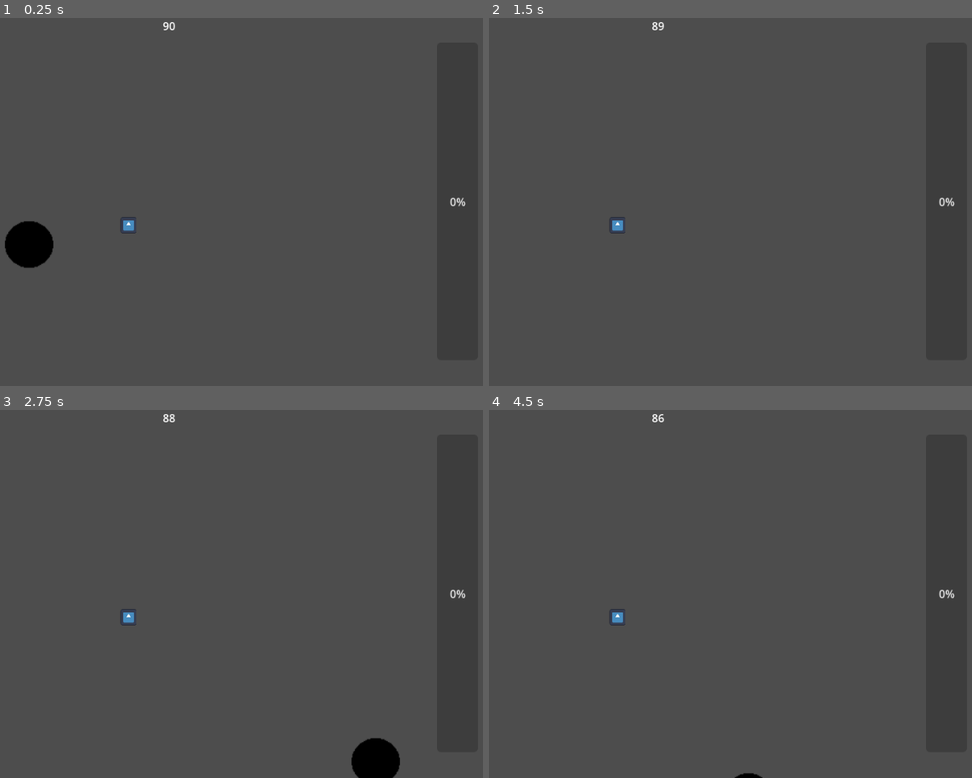
Above: before the commit, frames 1-4 (two rows, left to right).
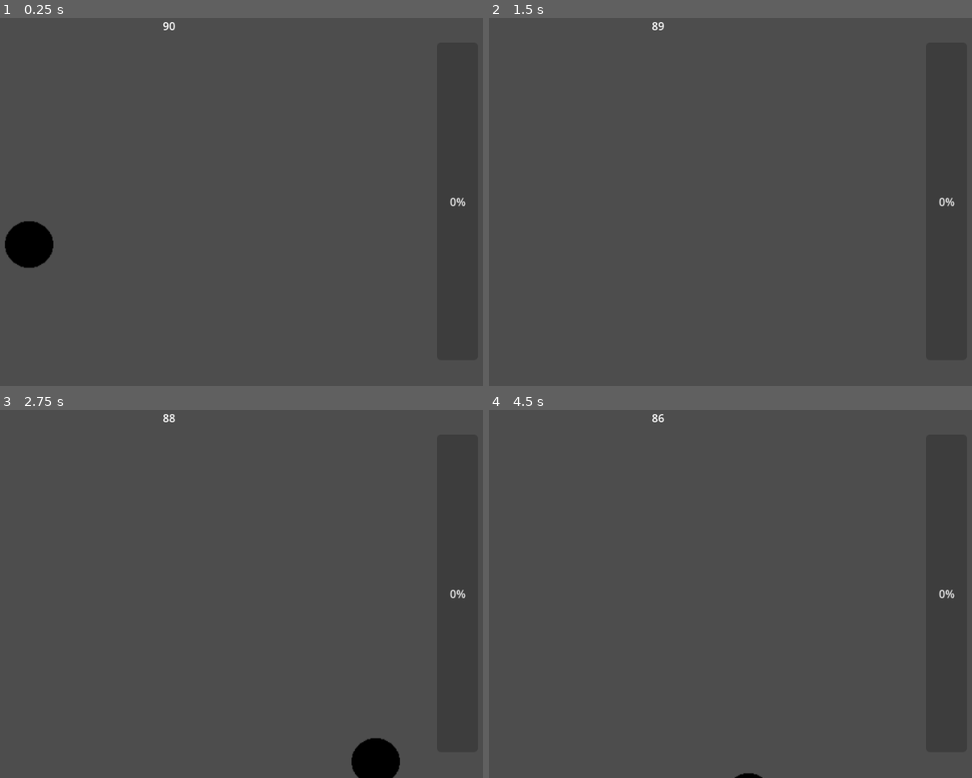
Above: after the commit, the same moments.

Repository: Kekkles1/IBA-Jam
Game: Godot game, scene res://Scenes/Level1.tscn
Two runs of this game, one before a commit and one after it. Both use one fixed random seed, a clock stepped at 60 frames per second and the inputs below. The project has no main scene, so this scene is started directly. The engine's default icon, where the game draws it, is replaced by a stand-in: a white triangle on a blue panel in a dark square.
Inputs (mouse positions are in pixels of both pictures, inside the frame that each line leads up to):
- Up to frame 1 (0.25 s): no input
- Up to frame 2 (1.5 s): tap Enter at 0.5 s; move the mouse to (802, 183) at 0.52 s; click (802, 183) at 0.67 s; move the mouse to (527, 220) at 1.27 s; click (527, 220) at 1.42 s
- Up to frame 3 (2.75 s): tap Space at 2 s; move the mouse to (236, 513) at 2.02 s; click (236, 513) at 2.17 s
- Up to frame 4 (4.5 s): tap Enter at 2.75, 4.25 s; move the mouse to (624, 667) at 2.77 s; click (624, 667) at 2.92 s; tap Space at 3.5 s; move the mouse to (856, 649) at 3.52 s; click (856, 649) at 3.67 s; move the mouse to (outside the picture) at 4.27 s; click (outside the picture) at 4.42 s

The runs differ from the first frame. In frame 1, less than 0.1% of the frame differs, in the area x 25-29%, y 54-59%; in frame 2, less than 0.1%; in frame 3, less than 0.1%; in frame 4, less than 0.1%.

Commit message:
fixed hole. fixed swalloable object

Diff:
--- a/Scenes/Hole.tscn
+++ b/Scenes/Hole.tscn
@@ -16,9 +16,11 @@
 texture = ExtResource("2_6w688")
 
 [node name="SwallowArea" type="Area2D" parent="."]
+position = Vector2(275, 332)
 
 [node name="CollisionShape2D" type="CollisionShape2D" parent="SwallowArea"]
-position = Vector2(275, 334)
+position = Vector2(0, 3)
 shape = SubResource("CircleShape2D_snr8g")
 
 [connection signal="body_entered" from="SwallowArea" to="." method="_on_swallow_area_body_entered"]
+[connection signal="body_exited" from="SwallowArea" to="." method="_on_swallow_area_body_exited"]
--- a/Scenes/Swalloable.tscn
+++ b/Scenes/Swalloable.tscn
@@ -1,17 +1,17 @@
 [gd_scene load_steps=3 format=3 uid="uid://ffw05b4xgacs"]
 
-[ext_resource type="Texture2D" uid="uid://cv3mvfpcskek3" path="res://icon.svg" id="1_kpueh"]
+[ext_resource type="Script" uid="uid://gknpdwgst0c1" path="res://Scripts/swalloable.gd" id="1_sjpbn"]
 
 [sub_resource type="CircleShape2D" id="CircleShape2D_sjpbn"]
-radius = 16.0
+radius = 17.0
 
 [node name="Swalloable" type="RigidBody2D" groups=["swalloable"]]
 gravity_scale = 0.0
+script = ExtResource("1_sjpbn")
 
 [node name="Sprite2D" type="Sprite2D" parent="."]
 position = Vector2(162, 104)
 scale = Vector2(0.17968741, 0.18359374)
-texture = ExtResource("1_kpueh")
 
 [node name="CollisionShape2D" type="CollisionShape2D" parent="."]
 position = Vector2(162, 105)
--- /dev/null
+++ b/Scenes/dummy_scene.tscn
@@ -0,0 +1,14 @@
+[gd_scene load_steps=4 format=3 uid="uid://cbdmcbn5ocwjg"]
+
+[ext_resource type="PackedScene" uid="uid://8mv8tsf1od43" path="res://Scenes/Hole.tscn" id="1_w5qma"]
+[ext_resource type="PackedScene" uid="uid://ffw05b4xgacs" path="res://Scenes/Swalloable.tscn" id="2_bnx81"]
+[ext_resource type="Texture2D" uid="uid://cm3pomojikh0b" path="res://Assets/05_apple_pie.png" id="3_bnx81"]
+
+[node name="DummyScene" type="Node2D"]
+
+[node name="Hole" parent="." instance=ExtResource("1_w5qma")]
+can_swallow_milk = true
+
+[node name="Swalloable" parent="." instance=ExtResource("2_bnx81")]
+contains_milk = true
+level_texture = ExtResource("3_bnx81")
--- a/Scripts/hole.gd
+++ b/Scripts/hole.gd
@@ -2,27 +2,83 @@
 
 signal swallowed
 
-@export var follow_speed := 18.0
-@export var hole_radius := 48.0  # match your CircleShape2D radius
+@export var can_swallow_milk: bool = false
+@export var follow_speed: float = 18.0
+
+# Growth settings
+@export var grow_per_swallow: float = 0.06      # +6% scale each swallow (base)
+@export var grow_by_eaten_ratio: float = 0.25    # extra growth based on eaten size (0..1)
+@export var max_scale: float = 4.0              # cap so it doesn't get insane
+@export var grow_tween_time: float = 0.12       # seconds
+
+@onready var swallow_cs: CollisionShape2D = $SwallowArea/CollisionShape2D
 
 func _physics_process(delta: float) -> void:
 	if not Input.is_mouse_button_pressed(MOUSE_BUTTON_LEFT):
 		return
 
-	var target := get_global_mouse_position()
+	var target: Vector2 = get_global_mouse_position()
 	global_position = global_position.lerp(target, 1.0 - exp(-follow_speed * delta))
 
 func _on_swallow_area_body_entered(body: Node) -> void:
+	# Only swallow things in the swalloable group
 	if not body.is_in_group("swalloable"):
 		return
+	if not (body is Node2D):
+		return
 
-	if body is Node2D:
-		var size := 999999.0
+	# Milk rule (safe even if the variable doesn't exist on some objects)
+	var milk_val: Variant = body.get("contains_milk") # null if missing
+	if milk_val != null and bool(milk_val) and not can_swallow_milk:
+		print("lactose intolerant")
+		return
 
-		var cs := body.get_node_or_null("CollisionShape2D")
-		if cs and cs.shape is CircleShape2D:
-			size = (cs.shape as CircleShape2D).radius * (body as Node2D).scale.x
+	# Get hole radius (circle radius * scale)
+	var hole_r: float = _get_circle_radius(swallow_cs, self)
+	if hole_r < 0.0:
+		return
 
-		if size <= hole_radius:
-			emit_signal("swallowed")
-			body.queue_free()
+	# Get body radius (circle radius * scale)
+	var body_node: Node2D = body as Node2D
+	var body_cs: CollisionShape2D = body_node.get_node_or_null("CollisionShape2D") as CollisionShape2D
+	var body_r: float = _get_circle_radius(body_cs, body_node)
+	if body_r < 0.0:
+		return
+
+	# Only swallow if body is smaller OR exact same size
+	if body_r <= hole_r:
+		swallowed.emit()
+		print("swallowed")
+
+		_grow_after_swallow(body_r, hole_r)
+
+		body_node.queue_free()
+	else:
+		print("tooo big")
+
+func _grow_after_swallow(eaten_r: float, hole_r: float) -> void:
+	# How "big" was the eaten object relative to the hole (0..1)
+	var ratio: float = clamp(eaten_r / max(hole_r, 0.001), 0.0, 1.0)
+
+	# Total growth this swallow
+	var growth: float = grow_per_swallow + (ratio * grow_by_eaten_ratio)
+
+	var current: Vector2 = scale
+	var target_s: float = min(max_scale, current.x * (1.0 + growth)) # uniform scale
+	var target: Vector2 = Vector2(target_s, target_s)
+
+	# Smooth scale animation
+	var t := create_tween()
+	t.tween_property(self, "scale", target, grow_tween_time) \
+		.set_trans(Tween.TRANS_SINE) \
+		.set_ease(Tween.EASE_OUT)
+
+func _get_circle_radius(cs: CollisionShape2D, owner_node: Node2D) -> float:
+	if cs == null:
+		return -1.0
+	var shape: Shape2D = cs.shape
+	if shape is CircleShape2D:
+		var r: float = (shape as CircleShape2D).radius
+		var s: float = max(owner_node.global_scale.x, owner_node.global_scale.y)
+		return r * s
+	return -1.0
--- /dev/null
+++ b/Scripts/swalloable.gd
@@ -0,0 +1,47 @@
+extends RigidBody2D
+
+@export var contains_milk: bool = false
+@export var level_texture: Texture2D
+
+@export var collision_radius: float = 24.0
+
+@onready var sprite: Sprite2D = $Sprite2D
+@onready var cs: CollisionShape2D = $CollisionShape2D
+
+func _ready() -> void:
+	if level_texture != null:
+		sprite.texture = level_texture
+
+	_apply_collision_and_visual()
+
+# Call this when you tweak values in the editor too
+func _notification(what: int) -> void:
+	if what == NOTIFICATION_EDITOR_PRE_SAVE:
+		_apply_collision_and_visual()
+
+func _apply_collision_and_visual() -> void:
+	if cs.shape != null:
+		cs.shape = cs.shape.duplicate(true)
+
+	var circle := cs.shape as CircleShape2D
+	if circle == null:
+		return
+
+	circle.radius = collision_radius
+	_sync_sprite_to_circle(circle.radius)
+
+func _sync_sprite_to_circle(radius: float) -> void:
+	if sprite.texture == null:
+		return
+
+	# texture size in pixels
+	var tex_size: Vector2 = sprite.texture.get_size()
+	if tex_size.x <= 0.0 or tex_size.y <= 0.0:
+		return
+
+	# assume the sprite image is roughly a circle that fills the texture
+	var tex_radius: float = min(tex_size.x, tex_size.y) * 0.5
+
+	# scale sprite so its visual radius equals collision radius
+	var s: float = radius / tex_radius
+	sprite.scale = Vector2(s, s)
Binary file added: Assets/01_dish.png
Not shown, added: Assets/01_dish.png.import
Binary file added: Assets/02_dish_2.png
Not shown, added: Assets/02_dish_2.png.import
Binary file added: Assets/03_dish_pile.png
Not shown, added: Assets/03_dish_pile.png.import
Binary file added: Assets/04_bowl.png
Not shown, added: Assets/04_bowl.png.import
Binary file added: Assets/05_apple_pie.png
Not shown, added: Assets/05_apple_pie.png.import
Binary file added: Assets/06_apple_pie_dish.png
Not shown, added: Assets/06_apple_pie_dish.png.import
(and 193 more such lines)
